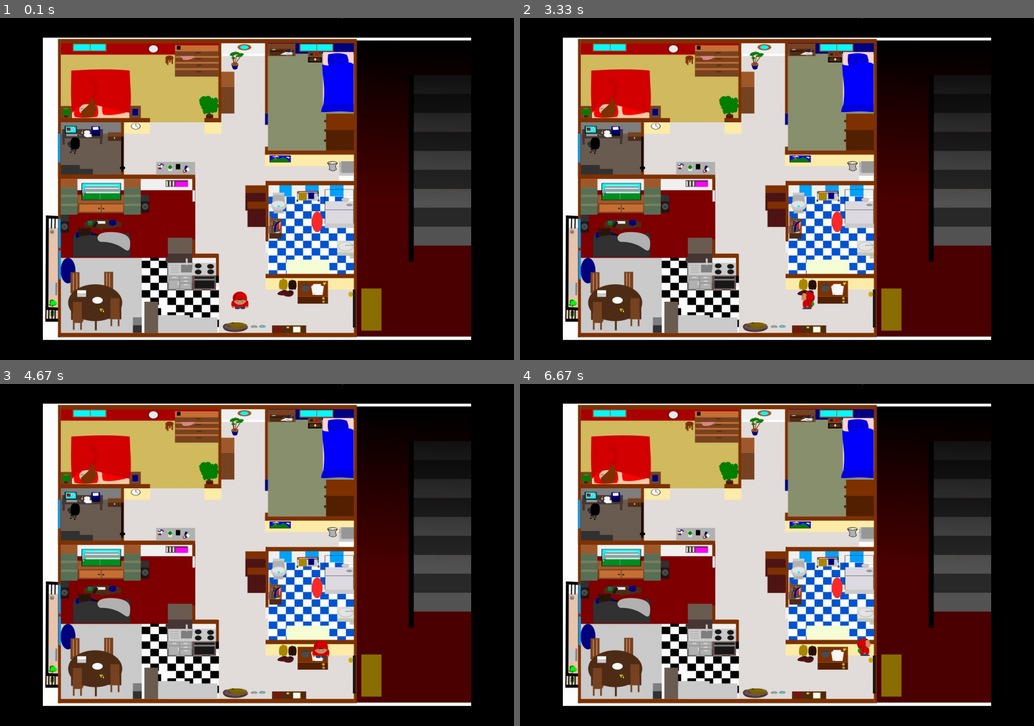
Above: before the commit, frames 1-4 (two rows, left to right).
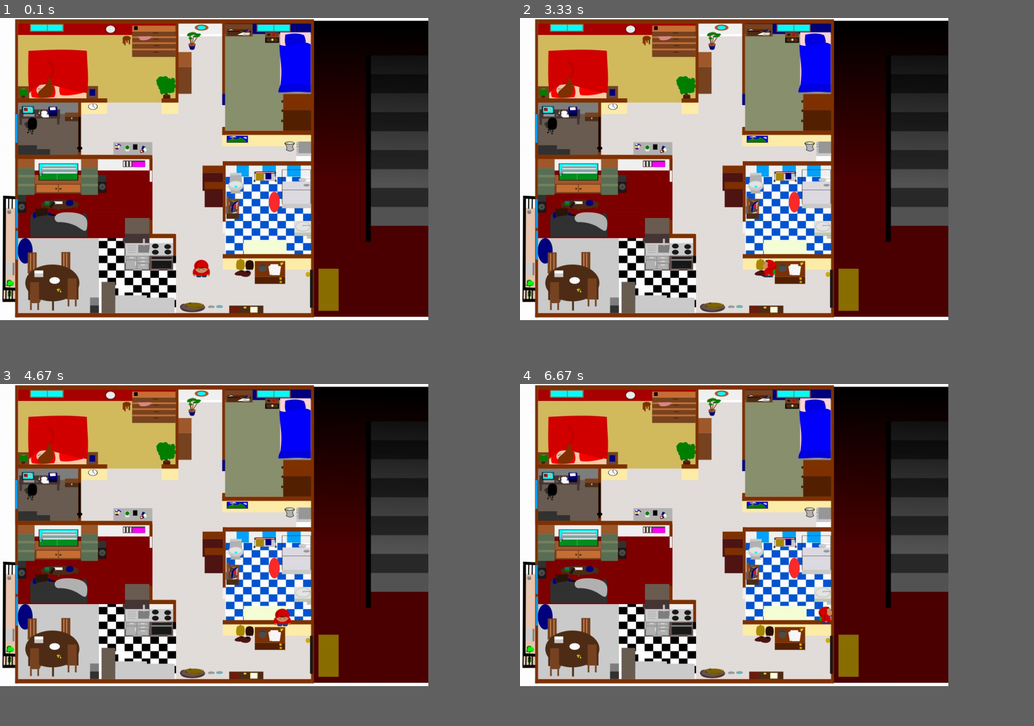
Above: after the commit, the same moments.

Repository: BastienChicot/GusGame
Game: pygame game, started from GusOut.py
Two runs of this game, one before a commit and one after it. Both use one fixed random seed, a clock stepped at 60 frames per second and the inputs below.
Inputs:
- Up to frame 1 (0.1 s): no input
- Up to frame 2 (3.33 s): hold Space 0.33-0.8 s; hold Right 0.33-0.8 s; hold Right 0.83-1.3 s; hold Up 1.33-1.63 s; hold Right 1.67-2.13 s; hold Left 2.17-2.7 s; hold Down 2.73-3.03 s; hold Left from 3.07 s (still down)
- Up to frame 3 (4.67 s): release Left at 3.47 s; hold Up 3.5-3.87 s; hold Right 3.9-4.53 s; hold Down from 4.57 s (still down)
- Up to frame 4 (6.67 s): release Down at 4.93 s; hold Left 4.97-5.43 s; hold Right 5.47-5.93 s; hold Up 5.97-6.27 s; hold Right from 6.3 s (still down)
In our replay, the window is 900x600 before the commit and 750x530 after it. These sizes can differ from the game's own. Grey fills any space a smaller window leaves; there, only what the larger window draws over its background counts as a difference.

The runs differ from the first frame. In frame 1, 66% of the frame differs, in the area x 0-92%, y 0-95%; in frame 2, 66%; in frame 3, 66%; in frame 4, 66%.

Commit message:
modif du 27 11

Diff:
--- /dev/null
+++ b/Gus/Gus.py
@@ -0,0 +1,34 @@
+# -*- coding: utf-8 -*-
+"""
+Created on Sat Nov 27 15:45:18 2021
+
+@author: basti
+"""
+import pygame
+
+class gus():
+    def __init__ (self):
+        self.face = pygame.image.load('Gus/Gus.png')
+        self.dos = pygame.image.load('Gus/Gus_dos.png')
+        self.droite = pygame.image.load('Gus/Gus_droit.png')
+        self.gauche = pygame.image.load('Gus/Gus_gauche.png')
+        self.width = 48
+        self.height = 52
+        self.running=1.02
+        self.state = "face"
+        self.image = self.face
+        self.pos ="face"
+
+    def update_state(self,pos):
+        if pos == "left":
+            self.image = self.gauche
+            self.state="gauche"
+        if pos == "right":
+            self.image = self.droite
+            self.state="droite"
+        if pos == "up":
+            self.image = self.dos
+            self.state="haut"
+        if pos == "down":
+            self.image = self.face
+            self.state="face"
--- a/GusOut.py
+++ b/GusOut.py
@@ -10,8 +10,8 @@
 
 pygame.init()
 
-display_width = 1200
-display_height = 800
+display_width = 1000
+display_height = 707
 
 screen = pygame.display.set_mode((display_width,display_height))
 pygame.display.set_caption('Gus veut boire un coup')
@@ -29,9 +29,7 @@
 
 gugus_width = 48
 gugus_height = 52
-running = 1.02
-
-
+running=1.02
 
 def gugus_affich(gugus,x,y):
     screen.blit(gugus, (x,y))
@@ -43,6 +41,7 @@
     y_change = 0
 
     gugus = gugus_face
+    gugus_dir = "face"
 
     gameExit = False
     run = False
@@ -55,17 +54,19 @@
             ############################
             if event.type == pygame.KEYDOWN:
                 if event.key == pygame.K_LEFT:
+                    gugus_dir="left"
                     gugus = gugus_gauche
                     x_change = -2.5
                 elif event.key == pygame.K_RIGHT:
+                    gugus_dir="right"
                     gugus = gugus_droite
                     x_change = 2.5
-
-            if event.type == pygame.KEYDOWN:
-                if event.key == pygame.K_UP:
+                elif event.key == pygame.K_UP:
+                    gugus_dir="up"
                     gugus = gugus_dos
                     y_change = -2.5
                 elif event.key == pygame.K_DOWN:
+                    gugus_dir="face"
                     gugus = gugus_face
                     y_change = 2.5
 
@@ -76,10 +77,8 @@
             if event.type == pygame.KEYUP:
                 if event.key == pygame.K_LEFT or event.key == pygame.K_RIGHT:
                     x_change = 0
-            if event.type == pygame.KEYUP:
                 if event.key == pygame.K_UP or event.key == pygame.K_DOWN:
                     y_change = 0
-            if event.type == pygame.KEYUP:
                 if event.key == pygame.K_SPACE:
                     run = False
             ######################
--- a/Level/Levels.py
+++ b/Level/Levels.py
@@ -7,6 +7,7 @@
 import pygame
 
 white = (255,255,255)
+black = (0,0,0)
 
 def level_1(gameDisplay,display_width,display_height):
 
@@ -14,14 +15,30 @@
     fond_width = 1000
     fond_height = 707
 
-    mur = pygame.Rect(0,0,1,0)
-    mur2 = pygame.Rect(799,0,1,1)
-    # mur3 = pygame.Rect(500,350,30,180)
+    mur = pygame.Rect(0,0,1000,10)
+    mur2 = pygame.Rect(0,0,42,430)
+    mur3 = pygame.Rect(0,430,12,140)
+    mur4 = pygame.Rect(0,571,167,137)
+    mur5 = pygame.Rect(308,10,160,55)
+    mur6 = pygame.Rect(78,72,129,90)
+    mur7 = pygame.Rect(362,134,56,66)
+    mur8 = pygame.Rect(0,160,233,40)
+    mur9 = pygame.Rect(230,188,20,12)
+    mur10 = pygame.Rect(410,65,37,112)
+
+    liste_mur = [mur,mur2,mur3,mur4,mur5,mur6,mur7,mur8,mur9,mur10]
+
 
     pygame.draw.rect(gameDisplay,white,mur)
     pygame.draw.rect(gameDisplay,white,mur2)
-    # pygame.draw.rect(gameDisplay,white,mur3)
-    liste_mur = [mur2,mur]
+    pygame.draw.rect(gameDisplay,white,mur3)
+    pygame.draw.rect(gameDisplay,white,mur4)
+    pygame.draw.rect(gameDisplay,white,mur5)
+    pygame.draw.rect(gameDisplay,white,mur6)
+    pygame.draw.rect(gameDisplay,white,mur7)
+    pygame.draw.rect(gameDisplay,white,mur8)
+    pygame.draw.rect(gameDisplay,white,mur9)
+    pygame.draw.rect(gameDisplay,white,mur10)
 
     gameDisplay.blit(fond, ((display_width-fond_width)/2,(display_height-fond_height)/2))
 
--- a/Story/Fonctions.py
+++ b/Story/Fonctions.py
@@ -7,13 +7,15 @@
 
 def collisions (liste_objet,x,y,rect_gugus,x_change,y_change):
 
-    for objet in liste_objet:
+    for objet in liste_objet :
 
-        index = rect_gugus.collidelist(liste_objet)
+        if objet.colliderect(rect_gugus):
 
-        if index >= 0 :
+    # index = rect_gugus.collidelist(liste_objet)
 
-            objet = liste_objet[index]
+    # if index >= 0 :
+
+    #     objet = liste_objet[index]
 
             if abs (objet.top - rect_gugus.bottom) <= 10 and y_change >= 2.5:
                 y_change = 0
@@ -27,7 +29,7 @@
             x_change = x_change
             y_change = y_change
 
-        x += x_change
-        y += y_change
+    x += x_change
+    y += y_change
 
-        return(x,y)
+    return(x,y)
Binary file removed: Level/test_fond.jpg
